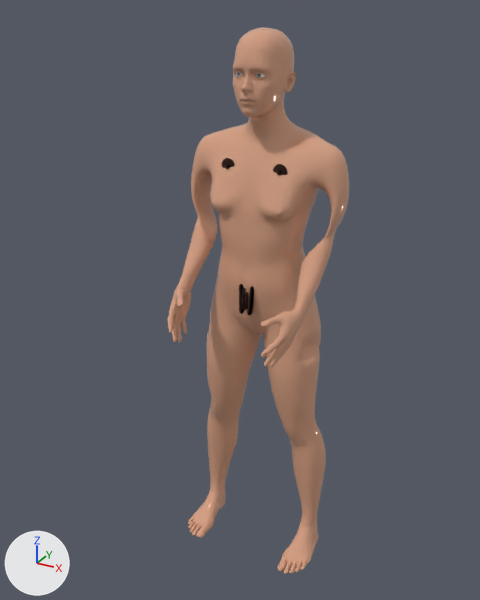
The glTF model public/bodymap3d/v3/real-human/body-erwachsener-divers-vulva-brueste-real-v3.glb as it was, and as the next commit left it.
The view is the same before and after, from a 50 mm lens placed at (0.87, -1.65, 1.767), pointed at (-0.045, 0.013, 0.936). Lighting does not change. The marker at lower left points along +X, +Y and +Z. The first picture is the older version. Vertices at exactly the same position are counted once.

The older version as bpy lines, for what is in view:
```python
me_real_human_areola_left = bpy.data.meshes.new('real-human-areola-left')
me_real_human_areola_left.from_pydata(...)  # a UV sphere (20 segments, 12 rings, poles along z) spanning x -0.1049..-0.0602, y 0.0077..0.0163, z 1.3278..1.3726
me_real_human_areola_left.materials.append(mat_areola_skin)  # beige #b8897c
me_real_human_body = bpy.data.meshes.new('real-human-body')
me_real_human_body.from_pydata(...)  # 13380 vertices, 26756 faces; spans x -0.25..0.25, y -0.22..0.22, z 0.0..1.72
me_real_human_body.materials.append(mat_skin_real_human)
ob_real_human_areola_left = bpy.data.objects.new('real-human-areola-left', me_real_human_areola_left)
ob_real_human_areola_left.location = (0.0, 0.0, 0.0)
ob_real_human_body = bpy.data.objects.new('real-human-body', me_real_human_body)
ob_real_human_body.location = (0.0, 0.0, 0.0)
```
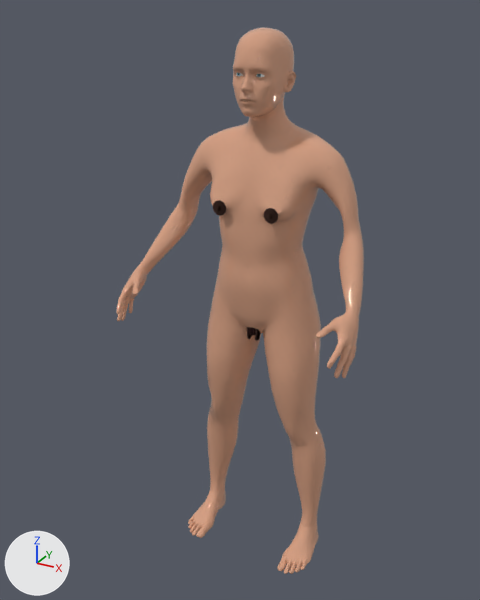
Where the change shows, as pixel boxes [x1, y1, x2, y2] in the pictures (480 x 600 px; the box of a moved part takes in the faces that stretch with it):
'real-human-body', reshaped (36% wider)
    before: [167, 27, 349, 574]
    after: [117, 27, 364, 574]
'real-human-areola-left', moved
    before: [222, 158, 235, 168]
    after: [213, 200, 226, 216]
part 1 of me_real_human_body, moved or reshaped
    before: [167, 133, 349, 367]
    after: [117, 135, 364, 378]

What changed in the scene script:
```text
Change me_real_human_body:
    used by ob_real_human_body; location = (0.0, 0.0, 0.0)
    remove me_real_human_body.from_pydata(...)  # 13380 vertices, 26756 faces; spans x -0.25..0.25, y -0.22..0.22, z 0.0..1.72
    add me_real_human_body.from_pydata(...)  # 13380 vertices, 26756 faces; spans x -0.38..0.38, y -0.22..0.22, z 0.0..1.72
    me_real_human_body part 1: 4074 of 13380 vertices moved; they spanned x -0.25..0.25, y -0.22..0.14, z 0.79..1.42 and now span x -0.38..0.38, y -0.22..0.14, z 0.79..1.41; mean shift (0.0, 0.0, 0.02); largest move (-0.16, -0.16, 0.84) -> (-0.37, -0.16, 0.86)
Change me_real_human_areola_left:
    used by ob_real_human_areola_left; location = (0.0, 0.0, 0.0)
    remove me_real_human_areola_left.from_pydata(...)  # 222 vertices, 440 faces; spans x -0.1049..-0.0602, y 0.0077..0.0163, z 1.3278..1.3726
    add me_real_human_areola_left.from_pydata(...)  # 222 vertices, 440 faces; spans x -0.1049..-0.0602, y -0.0451..-0.0365, z 1.216..1.2608
    me_real_human_areola_left part 2: the whole mesh is moved by (0.0, -0.0528, -0.1118)
```
